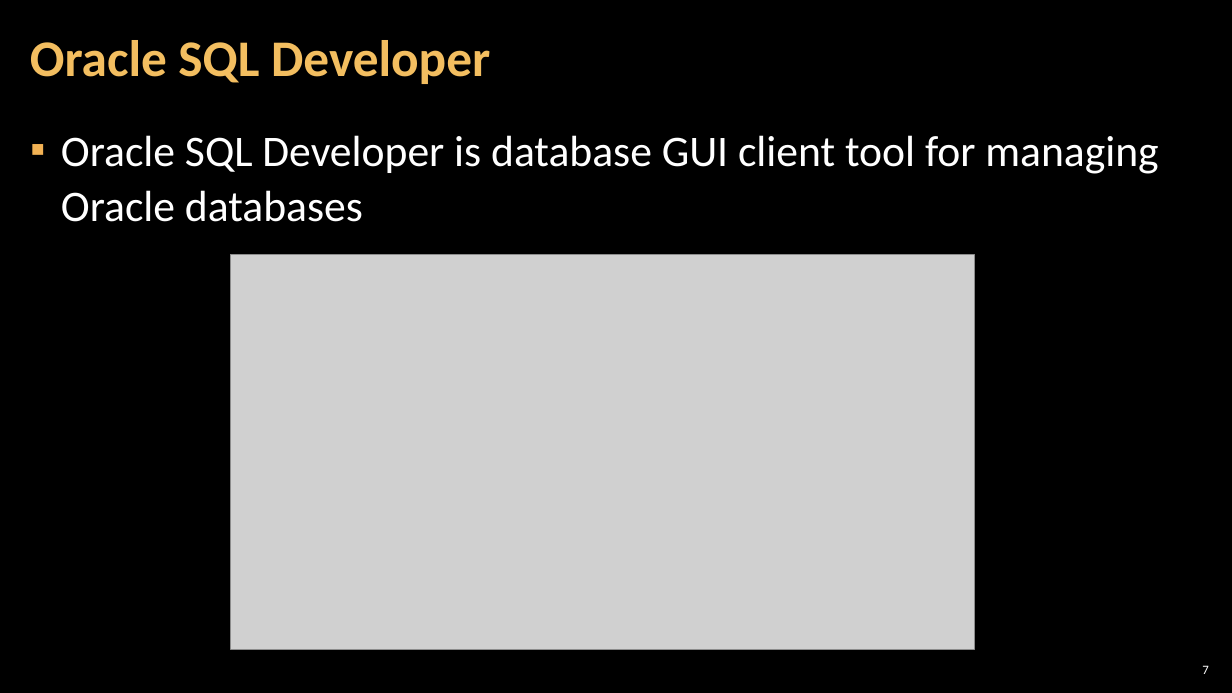
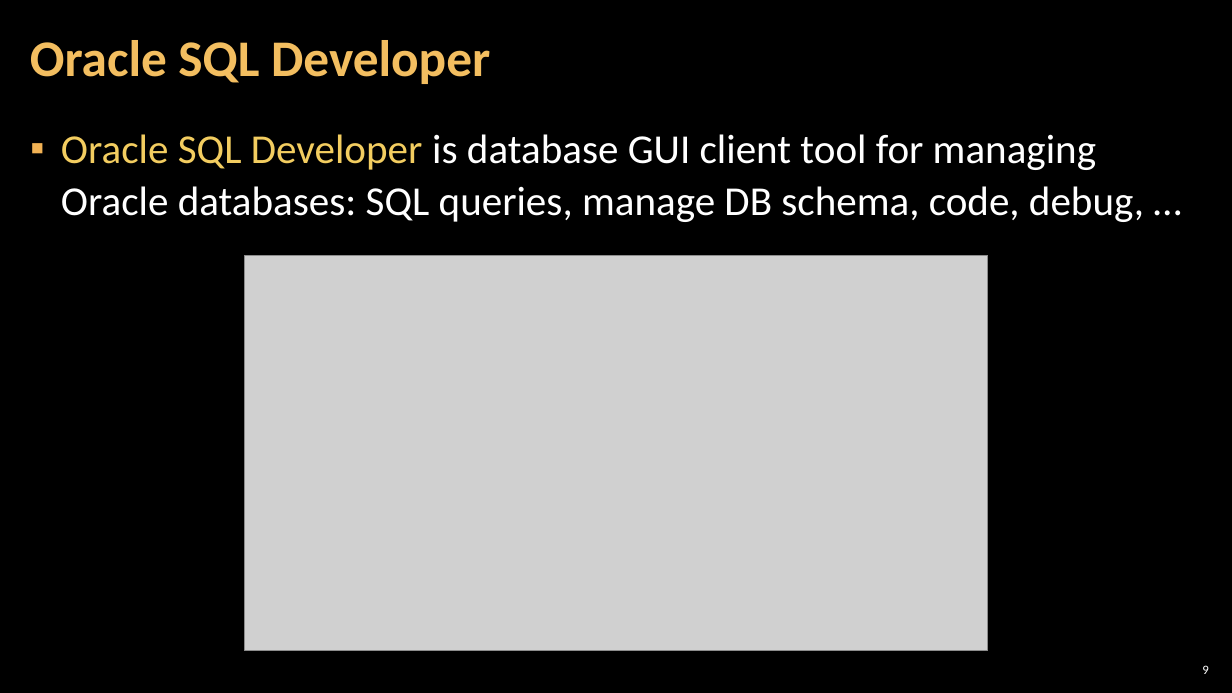
Before and after one commit to TeodorPenev/SoftUni, a slide deck: slide 9 of Advanced Level - Back-end/Databases/Presentation/2.3. Introduction-to-Oracle.pptx (slide 7 before the commit). Drawn at 1232x693 pixels with LibreOffice and Linux fonts; fonts in the diff are those of the drawing; grey boxes stand for pictures; background and template pictures are left out. Boxes give left, top, right and bottom in pixels: in the first picture for what was removed or moved away, otherwise in the second. Text is boxed around its words. In the diff, an @@ line names an element or a change of style, - is before the commit and + after.

```diff
--- a/Advanced Level - Back-end/Databases/Presentation/2.3. Introduction-to-Oracle.pptx
+++ b/Advanced Level - Back-end/Databases/Presentation/2.3. Introduction-to-Oracle.pptx
@@ text at (61, 134, 1144, 222): text changed; size 34 to 32 pt @@
-▪ Oracle SQL Developer is database GUI client tool for managing Oracle databases
+▪ Oracle SQL Developer is database GUI client tool for managing Oracle databases: SQL queries, manage DB schema, code, debug, …
@@ picture: place and size @@
-picture at (231, 254, 974, 650)
+picture at (245, 255, 988, 651)
@@ page number at (1202, 665, 1208, 674): text changed @@
-7
+9
```
Also in this commit, not shown: 9 other slides changed, 9 slides added, 28 other files.
